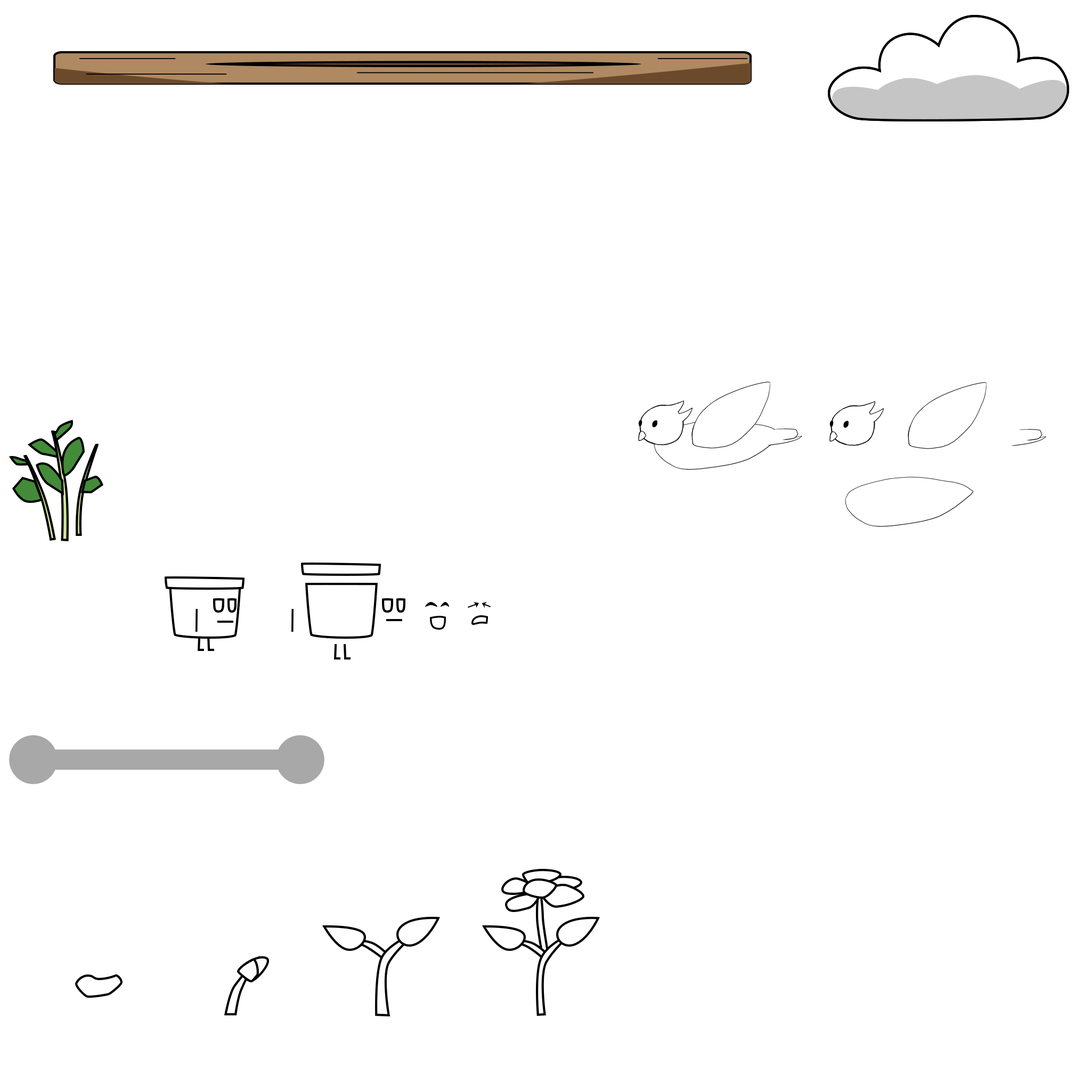
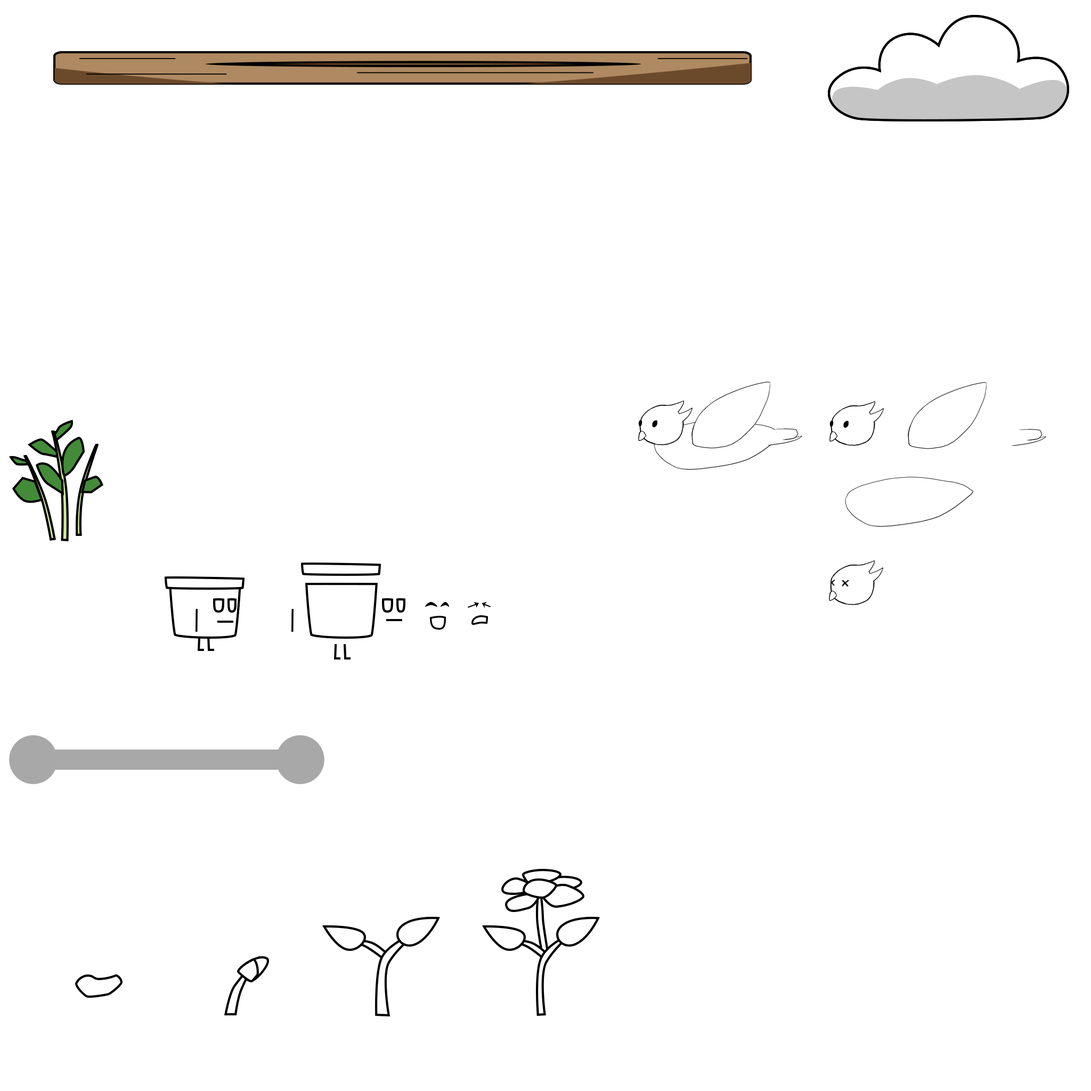
Revision of a layered 1091 x 1091 image; what changed, layer by layer:
added layer "Head (dead) eyes" in group "Parts" over [830, 567, 851, 592]
added layer "Head (dead)" in group "Parts" over [829, 560, 884, 606]
